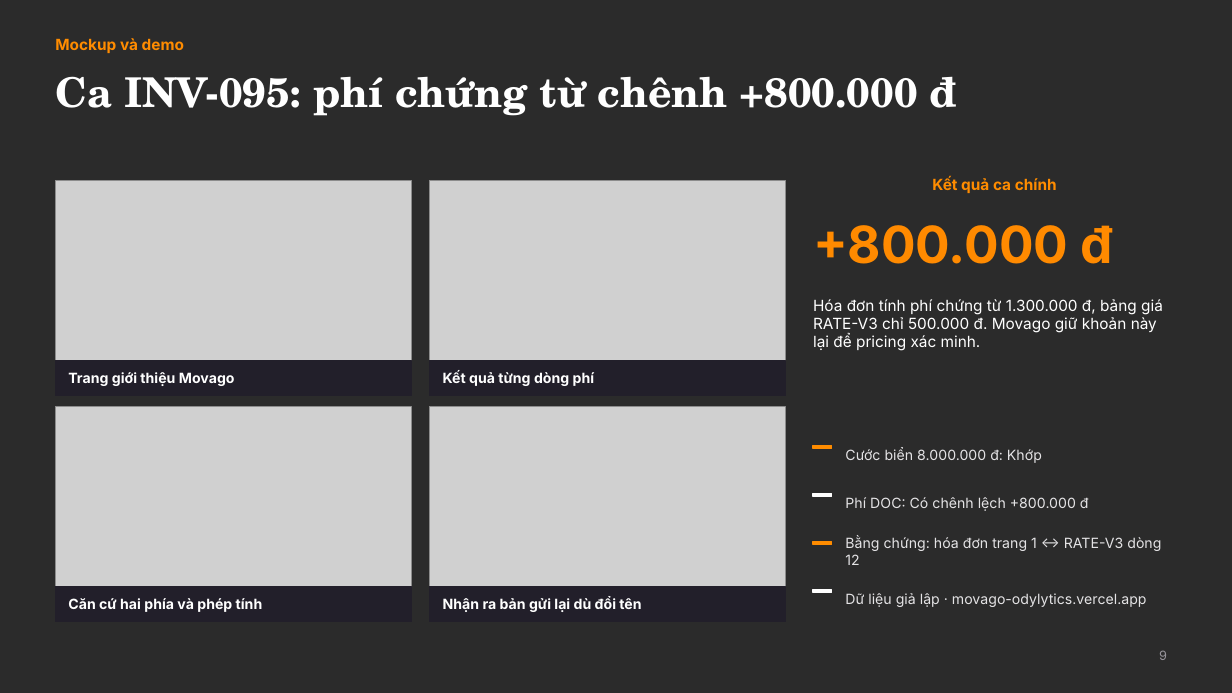
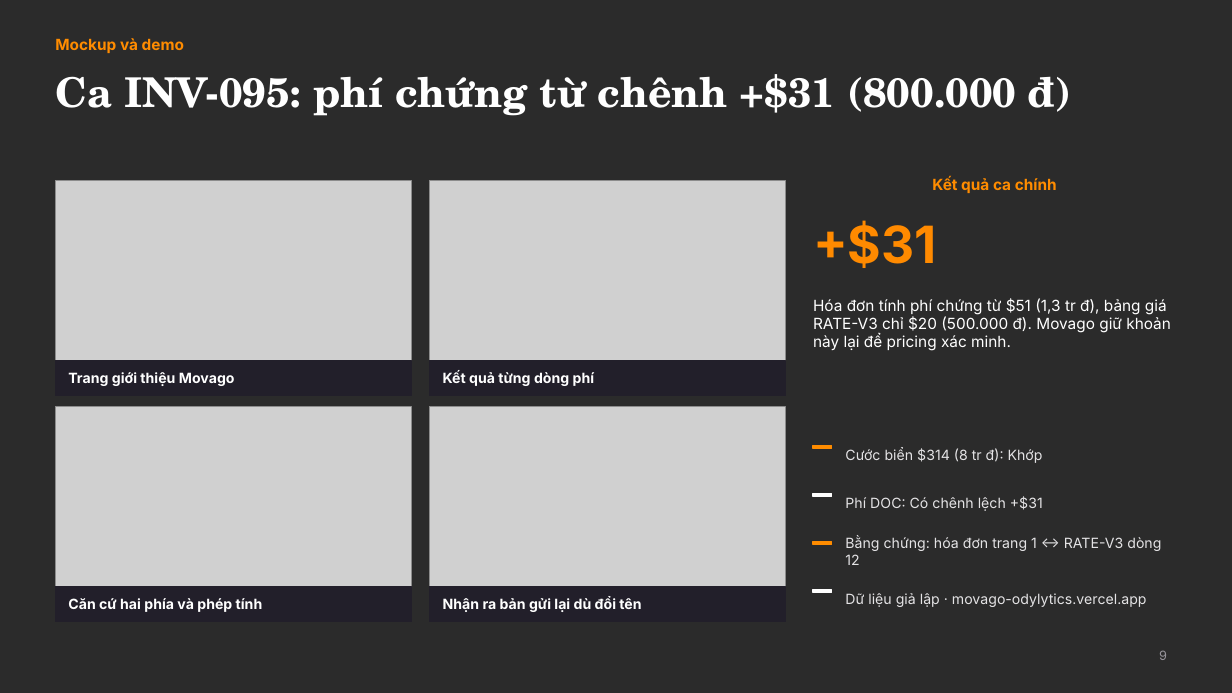
Before and after one commit to Odylytics/Movago_Odylytics, a slide deck: slide 9 of nghien_cuu_tung_slide/Movago_Pitch_Deck.pptx. Drawn at 1232x693 pixels with LibreOffice and Linux fonts; fonts in the diff are those of the drawing; grey boxes stand for pictures; background and template pictures are left out; a plain dark background stands for a picture behind light text. Boxes give left, top, right and bottom in pixels: in the first picture for what was removed or moved away, otherwise in the second. Text is boxed around its words. In the diff, an @@ line names an element or a change of style, - is before the commit and + after.

```diff
--- a/nghien_cuu_tung_slide/Movago_Pitch_Deck.pptx
+++ b/nghien_cuu_tung_slide/Movago_Pitch_Deck.pptx
@@ title at (x1=55, y1=74, x2=1071, y2=116): text changed @@
-Ca INV-095: phí chứng từ chênh +800.000 đ
+Ca INV-095: phí chứng từ chênh +$31 (800.000 đ)
@@ text at (x1=813, y1=220, x2=937, y2=268): text changed @@
-+800.000 đ
++$31
@@ text at (x1=813, y1=298, x2=1171, y2=351): text changed @@
-Hóa đơn tính phí chứng từ 1.300.000 đ, bảng giá RATE-V3 chỉ 500.000 đ. Movago giữ khoản này lại để pricing xác minh.
+Hóa đơn tính phí chứng từ $51 (1,3 tr đ), bảng giá RATE-V3 chỉ $20 (500.000 đ). Movago giữ khoản này lại để pricing xác minh.
@@ text at (x1=845, y1=448, x2=1043, y2=463): text changed @@
-Cước biển 8.000.000 đ: Khớp
+Cước biển $314 (8 tr đ): Khớp
@@ text at (x1=845, y1=496, x2=1043, y2=511): text changed @@
-Phí DOC: Có chênh lệch +800.000 đ
+Phí DOC: Có chênh lệch +$31
```
Also in this commit, not shown: 4 other slides changed, 3 other files.
